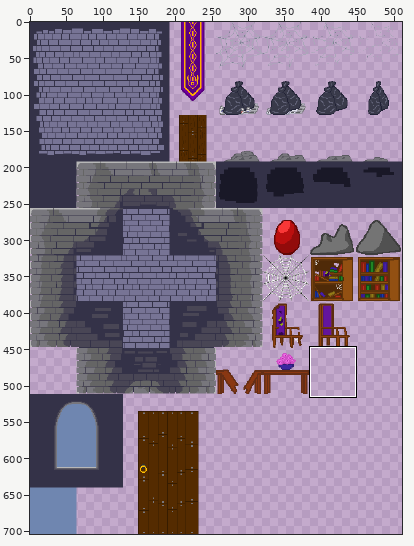
Two versions of one sprite sheet, Assets/Backgrounds/backgroundTiles.png. The first picture is a wide view before the edit; the outline marks the close-up.
Close-up. Earlier state:
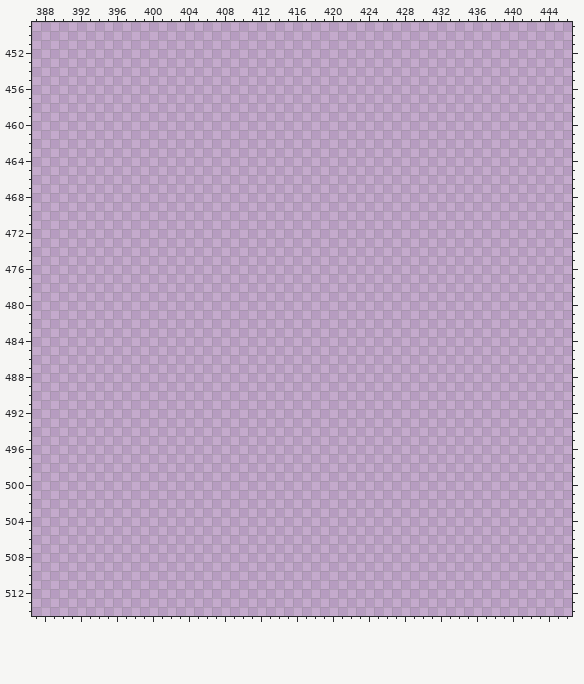
The file is 512x704 pixels. Colours within 5 levels of each other are drawn and written as one. Shown: x 387..446, y 449..514. The commit also changed other parts of the picture, which this record leaves out.
The result:
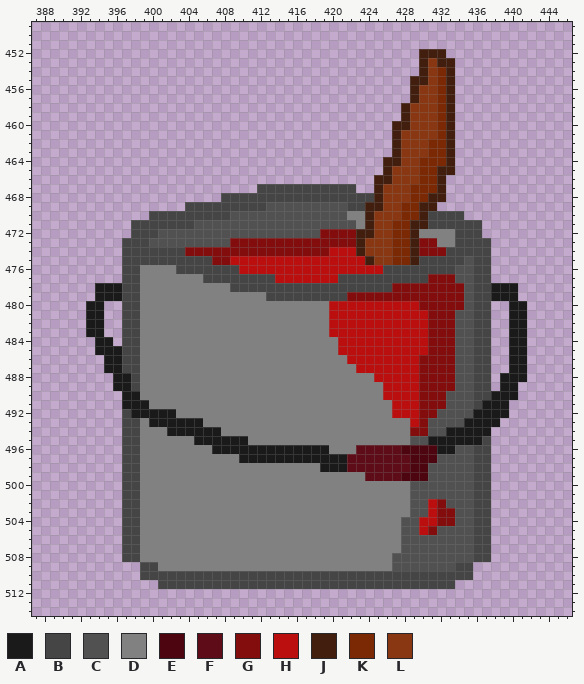
Palette (. is transparent): A #1a1a1a  B #454545  C #515151  D #818181  E #4d060f  F #5e0c17  G #830d0d  H #bb0f0f  J #421e0e  K #7a2904  L #893712
Change:
Changed rows in their new state; - is an unchanged pixel.
first column x 393:
452 -------------------------------------JJJ---------
453 -------------------------------------JLJJ--------
454 -------------------------------------JLKJ--------
455 ------------------------------------JJLKJ--------
456 ------------------------------------JLLKJ--------
457 ------------------------------------JLLKJ--------
458 -----------------------------------JLLLKJ--------
459 -----------------------------------JLLLKJ--------
460 ----------------------------------JJLLLKJ--------
461 ----------------------------------JLLLLKJ--------
462 ----------------------------------JLLLKKJ--------
463 ----------------------------------JLLLKKJ--------
464 ---------------------------------JJLLKKKJ--------
465 ---------------------------------JLLLKKJJ--------
466 --------------------------------JJLLLKKJ---------
467 -------------------BBBBBBBBBBB--JLLLKKKJ---------
468 ---------------BBBBBBBBBBBBBBBBBJLLLKKJJ---------
469 -----------BBBBBBBBBCCCCCCCCCBBJJLLKKJJ----------
470 -------BBBBBBBBBCCCCCCCCCCCCCDDJLLLKKJBBBB-------
471 -----BBBBBBBCCCCCCCCCCCCCCCCCCDJLLKKJJBBBBBB-----
472 -----BBBCCCCCCCCCCCCCCCCCCGGGGJJLLKKJDDDDBBB-----
473 ----BBBCCCCCCCCCGGGGGGGGGGGGGGJLLLKKJGGDDBBBB----
474 ----BBBBBBBGGGGGGGGGGGGGGGGHHHJLLLKKJGGGBBBBB----
475 ----BBBBBBBBBBGGHHHHHHHHHHHHHHHJLLKKJBBBBBCBB----
476 ----BBDDDDBBBBBBBHHHHHHHHHHHHHHHHBBBBBBBBCCBB----
477 ----BBDDDDDDDBBBBBBBBHHHHHHHBBBBBBBBBBGGGCCBB----
478 -AAABBDDDDDDDDDDBBBBBBBBBBBBBBBBBBGGGGGGGGCBBAAA-
479 -AAABBDDDDDDDDDDDDDDBBBBBBBBBGGGGGGGGGGGGGCBBAAA-
480 AA--BBDDDDDDDDDDDDDDDDDDDDDHHHHHHHHHHGGGGGCBB--AA
481 AA--BBDDDDDDDDDDDDDDDDDDDDDHHHHHHHHHHHGGGCCBB--AA
482 AA--BBDDDDDDDDDDDDDDDDDDDDDHHHHHHHHHHHGGGCCBB--AA
483 AA--BBDDDDDDDDDDDDDDDDDDDDDHHHHHHHHHHHGGGCCBB--AA
484 -AA-BBDDDDDDDDDDDDDDDDDDDDDDHHHHHHHHHHGGGCCBB--AA
485 -AAABBDDDDDDDDDDDDDDDDDDDDDDHHHHHHHHHHGGGCCBB--AA
486 --AABBDDDDDDDDDDDDDDDDDDDDDDDHHHHHHHHGGGGCCBB--AA
487 --AABBDDDDDDDDDDDDDDDDDDDDDDDDHHHHHHHGGGGCCBB--AA
488 ---AABDDDDDDDDDDDDDDDDDDDDDDDDDDHHHHHGGGGCCBB-AAA
489 ---AABDDDDDDDDDDDDDDDDDDDDDDDDDDDHHHHGGGGCCBB-AA-
490 ----AADDDDDDDDDDDDDDDDDDDDDDDDDDDHHHHGGGCCCBBAAA-
491 ----AAADDDDDDDDDDDDDDDDDDDDDDDDDDDHHHGGGCCCBAAA--
492 ----BAAAAADDDDDDDDDDDDDDDDDDDDDDDDHHHGGCCCCAAAA--
493 ----BBDAAAAAADDDDDDDDDDDDDDDDDDDDDDDHGCCCCAAAA---
494 ----BBDDDAAAAAADDDDDDDDDDDDDDDDDDDDDGGCCAAAAA----
495 ----BBDDDDDDAAAAAADDDDDDDDDDDDDDDDDDCCAAAAAAB----
496 ----BBDDDDDDDDAAAAAAAAAAAAADDDFFFFFEEEEAACCBB----
497 ----BBDDDDDDDDDDDAAAAAAAAAAAAFFFFFFFEEECCCCBB----
498 ----BBDDDDDDDDDDDDDDDDDDDDAAAFFFFFFFEECCCCCBB----
499 ----BBDDDDDDDDDDDDDDDDDDDDDDDDDFFFFEEECCCCCBB----
500 ----BBDDDDDDDDDDDDDDDDDDDDDDDDDDDDDDCCCCCCCBB----
501 ----BBDDDDDDDDDDDDDDDDDDDDDDDDDDDDDDCCCCCCCBB----
502 ----BBDDDDDDDDDDDDDDDDDDDDDDDDDDDDDDCCHGCCCBB----
503 ----BBDDDDDDDDDDDDDDDDDDDDDDDDDDDDDDCCHGGCCBB----
504 ----BBDDDDDDDDDDDDDDDDDDDDDDDDDDDDDCCHHGGCCBB----
505 ----BBDDDDDDDDDDDDDDDDDDDDDDDDDDDDDCCHGCCCCBB----
506 ----BBDDDDDDDDDDDDDDDDDDDDDDDDDDDDDCCCCCCCCBB----
507 ----BBDDDDDDDDDDDDDDDDDDDDDDDDDDDDDCCCCCCCCBB----
508 ----BBDDDDDDDDDDDDDDDDDDDDDDDDDDDDCCCCCCCCCBB----
509 ------BBDDDDDDDDDDDDDDDDDDDDDDDDDDCCCCCCCBB------
510 ------BBBBBBBBBBBBBBBBBBBBBBBBBBBBBBBBBBBBB------
511 --------BBBBBBBBBBBBBBBBBBBBBBBBBBBBBBBBB--------
Boxes around the changes in both close-ups, in picture pixels (x1, y1, x2, y2):
added: (86, 49, 527, 589)
